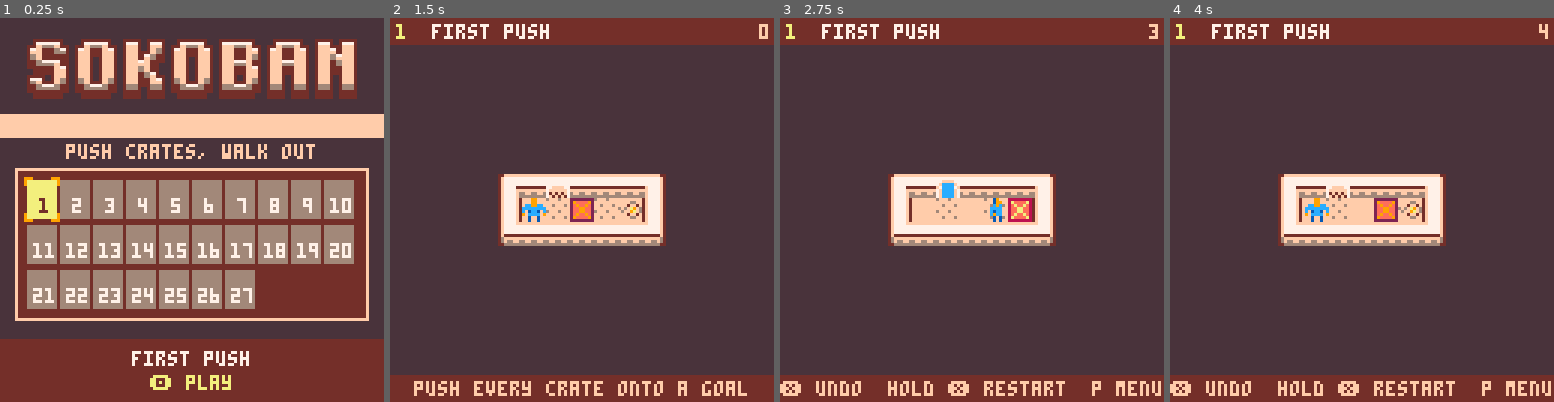
Above: before the commit, frames 1-4 (left to right).
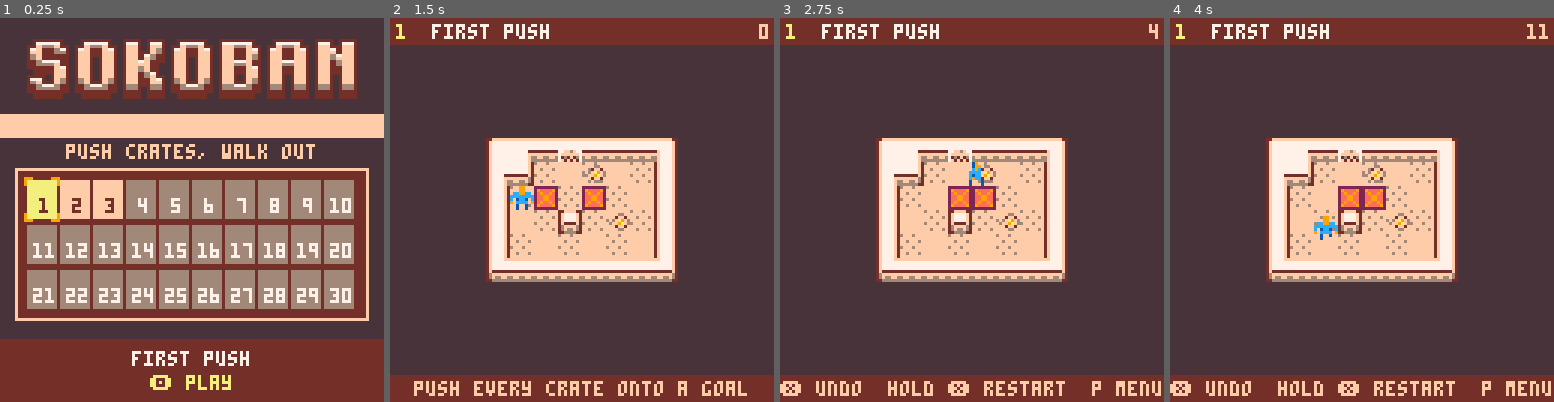
Above: after the commit, the same moments.

Repository: koaning/mazing
Game: PICO-8 cartridge pico8/mazing.p8
Two runs of this game, one before a commit and one after it. Both use one fixed random seed, a clock stepped at 60 frames per second and the inputs below.
Inputs:
- Up to frame 1 (0.25 s): no input
- Up to frame 2 (1.5 s): tap X (X key) at 0.33, 1.07 s; tap O (Z key) at 0.7 s
- Up to frame 3 (2.75 s): hold Right 1.6-2.1 s; tap O (Z key) at 1.7, 2.1, 2.5 s; tap X (X key) at 1.85 s; hold Up 2.15-2.42 s; hold Right from 2.47 s (still down)
- Up to frame 4 (4 s): tap O (Z key) at 2.9, 3.3, 3.7 s; tap X (X key) at 2.97 s; release Right at 3.03 s; hold Left 3.08-3.58 s; hold Down 3.63-3.97 s

The runs differ from the first frame. In frame 1, 4.0% of the frame differs, in the area x 15-93%, y 42-76%; in frame 2, 17%; in frame 3, 17%; in frame 4, 17%, in the area x 25-99%, y 1-69%.

Commit message:
Add three levels, allow selecting from three open levels, and strengthen level 1

Diff:
--- a/pico8/levels.lua
+++ b/pico8/levels.lua
@@ -14,7 +14,7 @@
 -- solvable. the levels are koaning/sokoban's.
 
 levels = {
-  { "first push", "##>####|#@ $ .#|#######" },
+  { "first push", "###>####|##  .  #|#@$ $  #|#  # . #|#      #|########" },
   { "around the corner", "######|#.   #|#  $ #|## @ >| ##<##" },
   { "gallery", "####>####|#.     .#|##  #  ##| ##$#$##| <  @  #| #######" },
   { "doorstep", "  #<#| ##@##| #.$.#|##   ##|# $   >|##   ##| ## ##|  ###" },
@@ -41,4 +41,7 @@
   { "sandbar", "######>##|#       #|# $ ~   #|# @ * ~ #|### # ~.#|  #$  ~.#|  #   ###|  #####" },
   { "shoal", "  ####>##|###  .  #|# $ o~  #|# @ ~~*.#|###$#   #|  #   ###|  #####" },
   { "sluice", "####>####|#   g . #|# $ ~G  #|# @ #*  #|# $ ~_  #|#   G . #|#########" },
+  { "causeway", "#######>##|### ~.   #|#@ $~  # #|#   ~ o& #|## $~  . #|##########" },
+  { "lockgate", "###>######|#   G g~.#|#@$$# #  #|#   g G~.#|#   # #  #|##########|# &_  g  >|##########" },
+  { "confluence", "#######>##|#   G~.  #|#@ $#~   #|#  o~ _& #|#  $g~.# #|##########" },
 }
--- a/pico8/main.lua
+++ b/pico8/main.lua
@@ -83,7 +83,11 @@
 local bits = {}
 
 local function unlocked()
-  return min(dget(0) + 1, #levels)
+  local n = 0
+  for i = 1, #levels do
+    if dget(i) > 0 then n = n + 1 end
+  end
+  return min(n + 3, #levels)
 end
 
 -- a square's top left on the screen
@@ -603,7 +607,7 @@
     cprint(levels[lvl][1], 111, 7)
     cprint("\142 play", 119, 10)
   else
-    cprint("solve " .. (lvl - 1) .. " to open it", 115, 15)
+    cprint("solve " .. (lvl - n) .. " more to open", 115, 15)
   end
 end
 
--- a/tests/cart_smoke.lua
+++ b/tests/cart_smoke.lua
@@ -119,12 +119,46 @@
 local env = game.env
 assert(game.peek().scene == "title", "the cart should boot into the title")
 
--- a locked level can't be started
+-- three levels are open on a fresh save, level 4 is locked
 game.frame({ RIGHT })
-assert(game.peek().lvl == 2)
-game.frame({ O })
-assert(game.peek().scene == "title", "level 2 is locked on a fresh save")
+game.frame({ RIGHT })
+assert(game.peek().lvl == 3)
+game.frame({ O })
+assert(game.peek().scene == "play" and game.peek().lvl == 3, "level 3 is open on a fresh save")
+game.settle()
+game.menu(3)
+assert(game.peek().scene == "title")
+game.frame({ RIGHT })
+assert(game.peek().lvl == 4)
+game.frame({ O })
+assert(game.peek().scene == "title", "level 4 is locked on a fresh save")
 game.frame({ LEFT })
+game.frame({ LEFT })
+game.frame({ LEFT })
+assert(game.peek().lvl == 1)
+
+-- solving any open level unlocks the next so three unsolved stay open
+local skip = boot()
+skip.frame({ RIGHT })
+skip.frame({ O })
+assert(skip.peek().scene == "play" and skip.peek().lvl == 2)
+local p2 = solution(skip.env, 2)
+for k, st in ipairs(p2) do skip.step(st, k == #p2) end
+while skip.peek().anim do skip.frame() end
+skip.settle()
+skip.menu(3)
+assert(skip.peek().scene == "title")
+-- cursor is on level 3; level 4 is now open, level 5 is still locked
+skip.frame({ RIGHT })
+assert(skip.peek().lvl == 4)
+skip.frame({ O })
+assert(skip.peek().scene == "play" and skip.peek().lvl == 4, "solving level 2 unlocks level 4")
+skip.settle()
+skip.menu(3)
+skip.frame({ RIGHT })
+assert(skip.peek().lvl == 5)
+skip.frame({ O })
+assert(skip.peek().scene == "title", "level 5 stays locked with only 1 solved")
 
 -- enter is pico-8's pause button too: with the enter key down it selects
 game.frame({ PAUSE }, { PAUSE }, { ENTER })
--- a/tests/test_rules.lua
+++ b/tests/test_rules.lua
@@ -206,7 +206,7 @@
 end
 
 function tests.every_level_is_well_formed(env)
-  assert_eq(#env.levels, 27)
+  assert_eq(#env.levels, 30)
   for i, l in ipairs(env.levels) do
     local name = "level " .. i .. " (" .. l[1] .. ")"
     local lv, s = env.rules_parse(l[2], l[3]), nil
Not shown, changed: the thumbnail (__label__) section of pico8/mazing.p8
